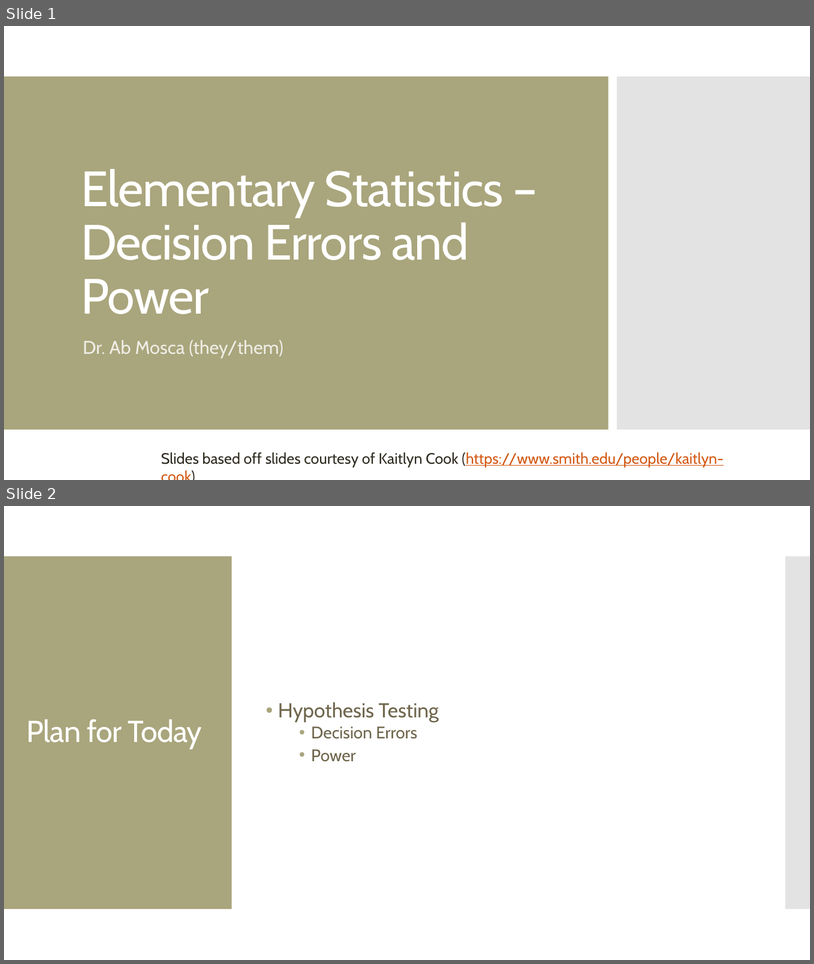
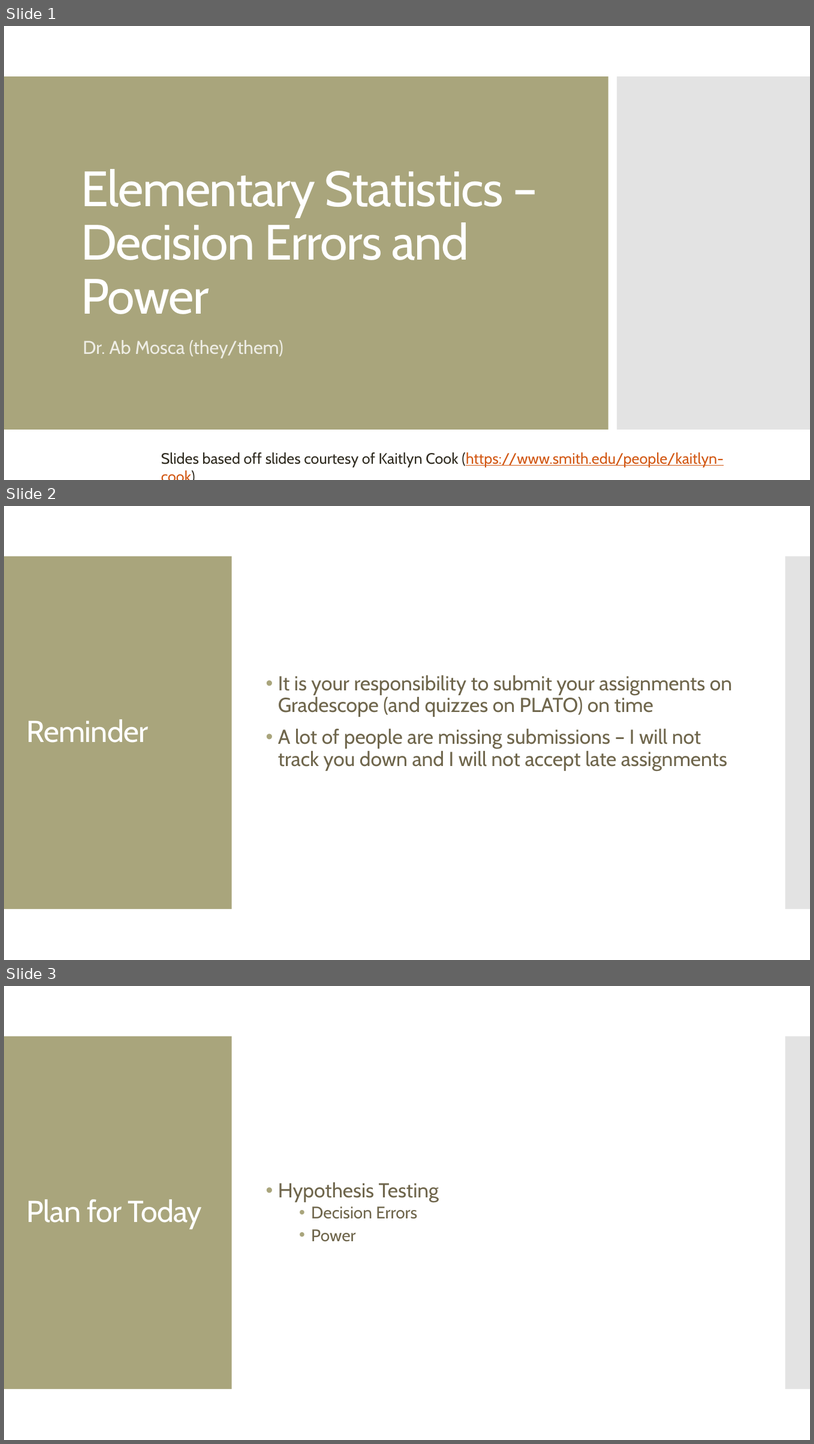
Before and after one commit to amosca01/MATH108-S24, a slide deck: slides/10-decision-errors.pptx. Shown one above the other, each under a label of ours: slides 1 and 2 before the commit, slides 1, 2 and 3 after it. The pictures are 814x964 and 814x1444 pixels, drawn with LibreOffice and Linux fonts; fonts in the diff are those of the drawing. Boxes give left, top, right and bottom in pixels: in the first picture for what was removed or moved away, otherwise in the second. Text is boxed around its words. In the diff, an @@ line names an element or a change of style, - is before the commit and + after.

```diff
--- a/slides/10-decision-errors.pptx
+++ b/slides/10-decision-errors.pptx
@@ slide 2 added at (x1=4, y1=506, x2=810, y2=960), background #FFFFFF; not listed: 2 template elements that a slide beside it also shows @@
@@ text added at (x1=278, y1=675, x2=732, y2=771), 24 pt, text #6F664C @@
+• It is your responsibility to submit your assignments on Gradescope (and quizzes on PLATO) on time
+• A lot of people are missing submissions – I will not track you down and I will not accept late assignments
@@ title added at (x1=27, y1=719, x2=148, y2=742), 36 pt, text #FFFFFF @@
+Reminder
@@ what was slide 2 is now slide 3 @@
```
Also in this commit, not shown: 5 other files.
